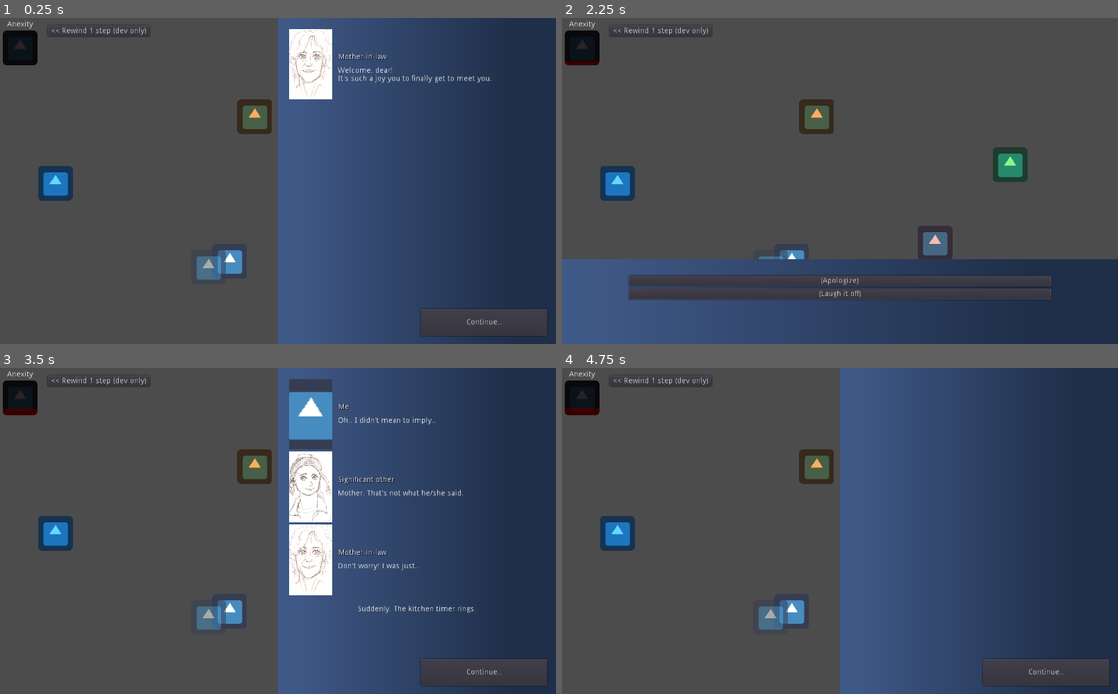
Above: before the commit, frames 1-4 (two rows, left to right).
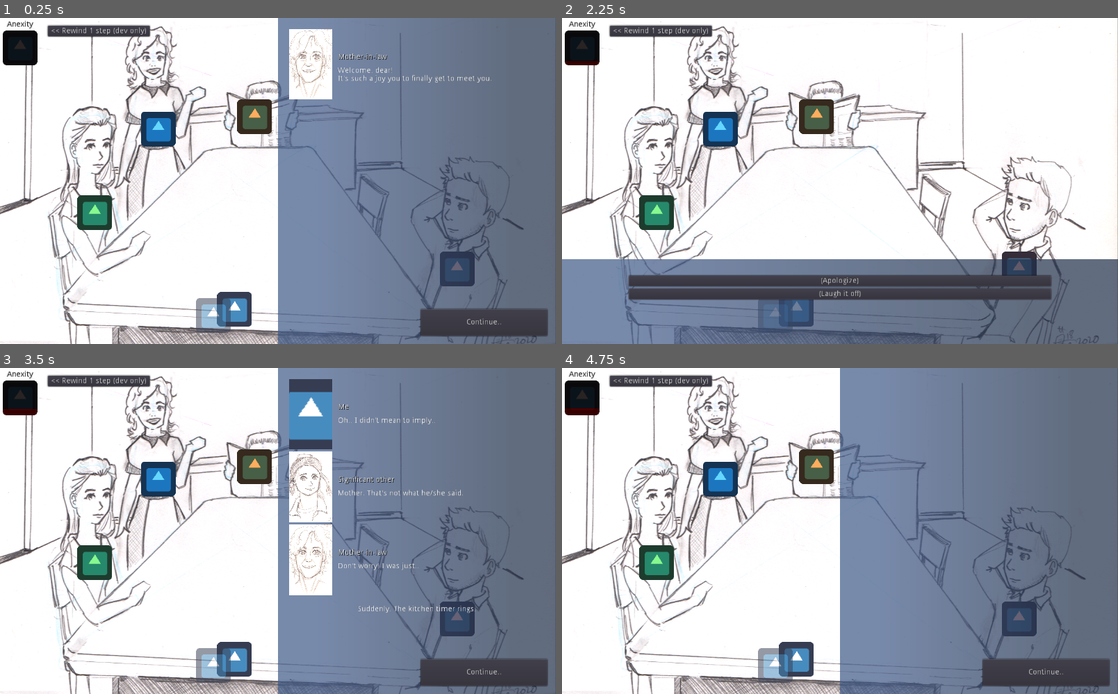
Above: after the commit, the same moments.

Repository: jordgubben/gw24-fam-andersson
Game: Godot game, scene res://FamilyDinner.tscn
The game is run twice, just before and just after one commit, with the same random seed, the same clock (stepped at 60 frames per second) and the same inputs. The engine's default icon, where the game draws it, is replaced by a stand-in: a white triangle on a blue panel in a dark square.
Inputs:
- Up to frame 1 (0.25 s): no input
- Up to frame 2 (2.25 s): click "Continue.." at 0.5 s; click "It's great to finally meet my…" at 1.25 s; click "Continue.." at 2 s
- Up to frame 3 (3.5 s): click "(Apologize)" at 2.75 s
- Up to frame 4 (4.75 s): click "<< Rewind 1 step (dev only)" at 3.5 s; click "(Laugh it off)" at 4.25 s

The runs differ from the first frame. In frame 1, 92% of the frame differs, in the area x 0-100%, y 0-100%; in frame 2, 91%; in frame 3, 89%; in frame 4, 94%.

Commit message:
Add dining room bg sketch (+ adjust UI)

Diff:
--- a/FamilyDinner.tscn
+++ b/FamilyDinner.tscn
@@ -11,6 +11,7 @@
 [ext_resource path="res://people/bil_port.png" type="Texture" id=9]
 [ext_resource path="res://Conversation.gd" type="Script" id=10]
 [ext_resource path="res://ui/AnexityBar.tscn" type="PackedScene" id=11]
+[ext_resource path="res://FamilyDinner_bg.png" type="Texture" id=12]
 
 [sub_resource type="Animation" id=1]
 resource_name = "blackout_anim"
@@ -131,7 +132,7 @@
 
 [node name="mother-in-law" type="Sprite" parent="dining_room/occupants"]
 modulate = Color( 0.392157, 0.843137, 1, 1 )
-position = Vector2( 102, 304 )
+position = Vector2( 291.602, 204.15 )
 texture = ExtResource( 4 )
 script = ExtResource( 5 )
 speaker_name = "Mother-in-law"
@@ -139,7 +140,7 @@
 
 [node name="sister-in-law" type="Sprite" parent="dining_room/occupants"]
 modulate = Color( 0.533333, 0.976471, 0.560784, 1 )
-position = Vector2( 825.215, 269.751 )
+position = Vector2( 174.51, 358.382 )
 texture = ExtResource( 4 )
 script = ExtResource( 5 )
 speaker_name = "Sister-in-law"
@@ -147,7 +148,7 @@
 
 [node name="brother-in-law" type="Sprite" parent="dining_room/occupants"]
 modulate = Color( 0.533333, 0.603922, 0.976471, 1 )
-position = Vector2( 1107.65, 222.003 )
+position = Vector2( 1080.72, 227.612 )
 texture = ExtResource( 4 )
 script = ExtResource( 5 )
 speaker_name = "Sister-in-law"
@@ -155,7 +156,7 @@
 
 [node name="significant_other" type="Sprite" parent="dining_room/occupants"]
 modulate = Color( 0.984314, 0.737255, 0.690196, 1 )
-position = Vector2( 686.872, 413.906 )
+position = Vector2( 841.695, 462.148 )
 texture = ExtResource( 4 )
 script = ExtResource( 5 )
 speaker_name = "Significant other"
@@ -169,7 +170,7 @@
 speaker_portrait = ExtResource( 8 )
 
 [node name="me" type="Sprite" parent="dining_room/occupants"]
-position = Vector2( 423.01, 447.604 )
+position = Vector2( 431.985, 536.235 )
 texture = ExtResource( 4 )
 script = ExtResource( 5 )
 speaker_name = "Me"
@@ -177,11 +178,19 @@
 
 [node name="inner_voice" type="Sprite" parent="dining_room/occupants"]
 modulate = Color( 1, 1, 1, 0.52549 )
-position = Vector2( 384.01, 458.604 )
+position = Vector2( 392.985, 547.235 )
 texture = ExtResource( 4 )
 script = ExtResource( 5 )
 speaker_name = "My inner voice"
 speaker_portrait = ExtResource( 4 )
+
+[node name="bg" type="Sprite" parent="dining_room"]
+position = Vector2( 512.74, 283.961 )
+scale = Vector2( 0.83557, 0.83557 )
+texture = ExtResource( 12 )
+__meta__ = {
+"_edit_lock_": true
+}
 [connection signal="animation_finished" from="main_animation_player" to="." method="_on_main_animation_player_animation_finished"]
 [connection signal="pressed" from="popups_layer/blackout_popup/try_again_btn" to="." method="_on_try_again_btn_pressed"]
 [connection signal="anexity_changed" from="ui/narrative" to="." method="_on_narrative_anexity_changed"]
--- a/ui/AnexityBar.tscn
+++ b/ui/AnexityBar.tscn
@@ -20,6 +20,7 @@
 margin_bottom = 14.0
 size_flags_horizontal = 3
 size_flags_vertical = 1
+custom_colors/font_color = Color( 0, 0, 0, 1 )
 text = "Anexity"
 align = 1
 valign = 1
--- a/ui/BlueGradient.tres
+++ b/ui/BlueGradient.tres
@@ -1,5 +1,5 @@
 [gd_resource type="Gradient" format=2]
 
 [resource]
-offsets = PoolRealArray( 0.0524345, 0.853047 )
+offsets = PoolRealArray( 0.145553, 0.853047 )
 colors = PoolColorArray( 0.25098, 0.34902, 0.529412, 1, 0.121569, 0.184314, 0.286275, 1 )
--- a/ui/NarrativePanel.tscn
+++ b/ui/NarrativePanel.tscn
@@ -15,6 +15,7 @@
 }
 
 [node name="bg" type="TextureRect" parent="."]
+modulate = Color( 1, 1, 1, 0.705882 )
 anchor_right = 1.0
 anchor_bottom = 1.0
 texture = ExtResource( 4 )
--- a/ui/OptionsPanel.tscn
+++ b/ui/OptionsPanel.tscn
@@ -14,10 +14,14 @@
 }
 
 [node name="bg" type="TextureRect" parent="."]
+modulate = Color( 1, 1, 1, 0.705882 )
 anchor_right = 1.0
 anchor_bottom = 1.0
 texture = ExtResource( 2 )
 expand = true
+__meta__ = {
+"_edit_use_anchors_": false
+}
 
 [node name="margin" type="MarginContainer" parent="."]
 anchor_left = 0.12
Not shown: 1 places in FamilyDinner.tscn that only renumber resources
Binary file added: FamilyDinner_bg.png
Not shown, added: FamilyDinner_bg.png.import
